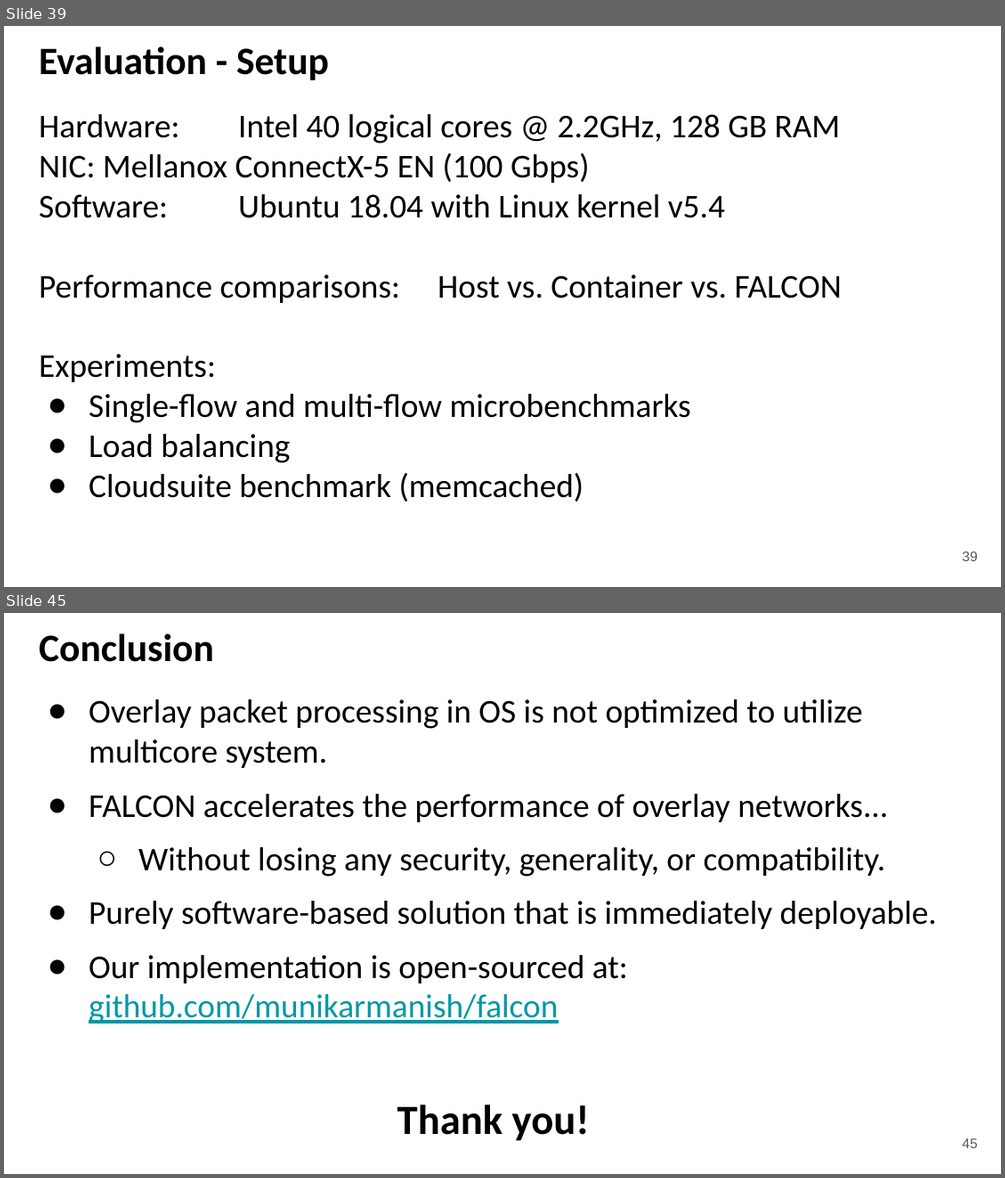
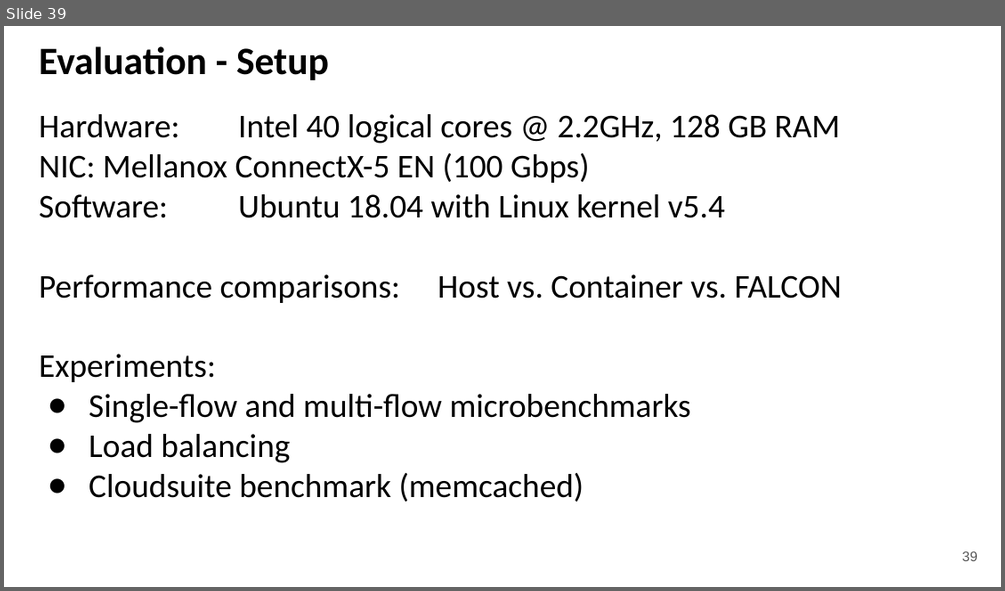
Before and after one commit to kevinsuo/kevinsuo.github.io, a slide deck: ksuo_homepage_files/eurosys21-slides.pptx. Shown one above the other, each under a label of ours: slides 39 and 45 before the commit, slide 39 after it; the slides between them are not shown. The pictures are 1005x1178 and 1005x591 pixels, drawn with LibreOffice and Linux fonts; fonts in the diff are those of the drawing. Boxes give left, top, right and bottom in pixels: in the first picture for what was removed or moved away, otherwise in the second. Text is boxed around its words. In the diff, an @@ line names an element or a change of style, - is before the commit and + after.

```diff
--- a/ksuo_homepage_files/eurosys21-slides.pptx
+++ b/ksuo_homepage_files/eurosys21-slides.pptx
@@ slide 45 removed at (x1=4, y1=613, x2=1001, y2=1174), background #FFFFFF @@
@@ title removed at (x1=39, y1=633, x2=214, y2=662) @@
-Conclusion
@@ text removed at (x1=89, y1=699, x2=937, y2=1141) @@
-● Overlay packet processing in OS is not optimized to utilize multicore system.
-● FALCON accelerates the performance of overlay networks...
-  ○ Without losing any security, generality, or compatibility.
-● Purely software-based solution that is immediately deployable.
-● Our implementation is open-sourced at: github.com/munikarmanish/falcon
-Thank you!
@@ page number removed at (x1=962, y1=1138, x2=977, y2=1148) @@
-45
```
Also in this commit, not shown: 26 slides changed, 4 slides added, 16 other slides removed, 1 other file.
